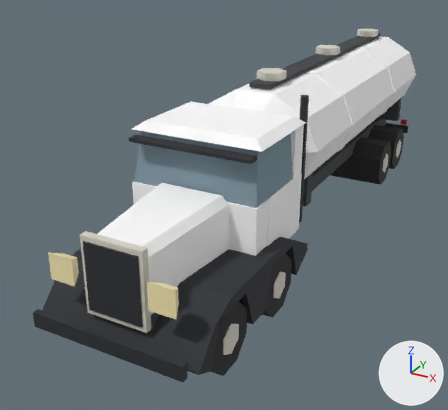
The glTF model public/models/heavy_tanker.glb as it was, and as the next commit left it.
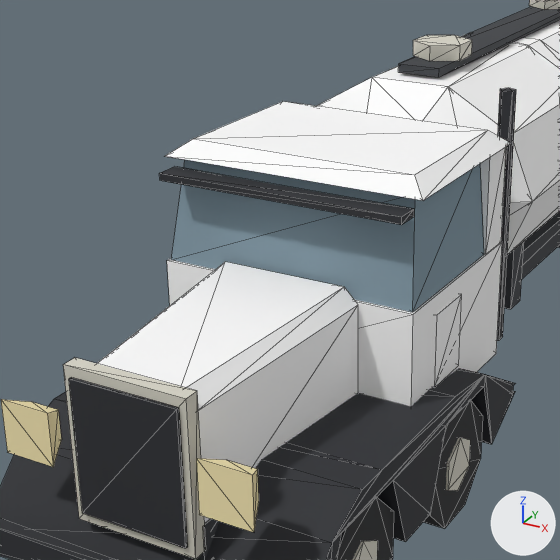
Each version appears first whole from a 50 mm camera at (4.69, -11.21, 5.7) aimed at (-0.9, -1.04, 0.61), and next in a close-up on the part from 11% to 74% of the width and 12% to 81% of the height. The axes (+X, +Y, +Z) are drawn at lower right. The lights are the same throughout. The last two pictures show the newer version. The close-ups show mesh edges as thin lines. Vertices at exactly the same position are counted once.

In view in the first close-up: 'model'.
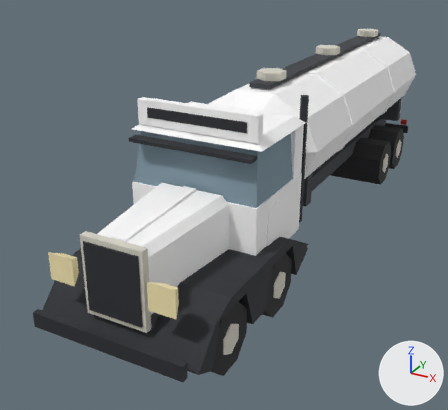
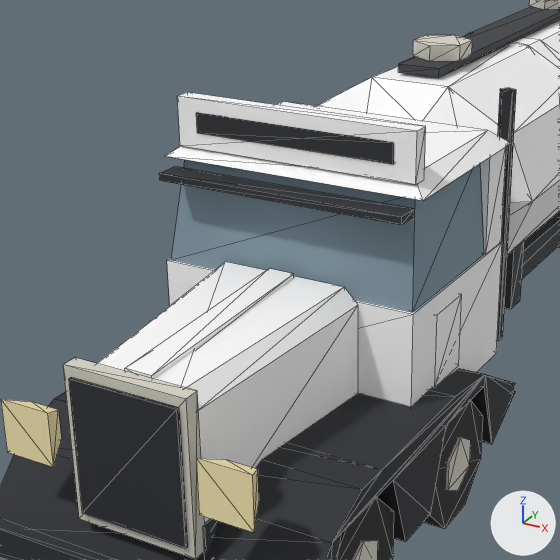
Diff of the bpy script that builds the scene:
```diff
--- a/public/models/heavy_tanker.glb.py
+++ b/public/models/heavy_tanker.glb.py
@@ me_model @@
 # used by ob_model
-me_model.from_pydata(...)  # 438 vertices, 748 faces; spans x -1.35..1.35, y -6.0..6.0, z 0.0..3.4
+me_model.from_pydata(...)  # 462 vertices, 784 faces; spans x -1.35..1.35, y -6.0..6.0, z 0.0..3.4
+# me_model part 1: a new loose piece, a box spanning x -0.86..0.86, y -3.57..-3.41, z 3.07..3.23, in mat_v_black (dark grey #2a2c31)
+# me_model part 2: a new loose piece, a box spanning x -1.04..1.04, y -3.56..-3.42, z 2.94..3.34, in mat_second (white #ffffff)
+# me_model part 3
+# 8 vertices are added at x -0.11..0.11, y -5.54..-3.75, z 1.99..2.13
+# 12 new faces join them, mat_second (white #ffffff)
 me_model.materials.append(mat_v_black)
```

What differs and where, as boxes (x1, y1, x2, y2) in the close-ups (560 x 560 px):
part 1 of me_model, added
    after: (196, 113, 394, 164)
part 2 of me_model, added
    after: (177, 92, 426, 185)
part 3 of me_model, added
    after: (125, 269, 294, 379)
